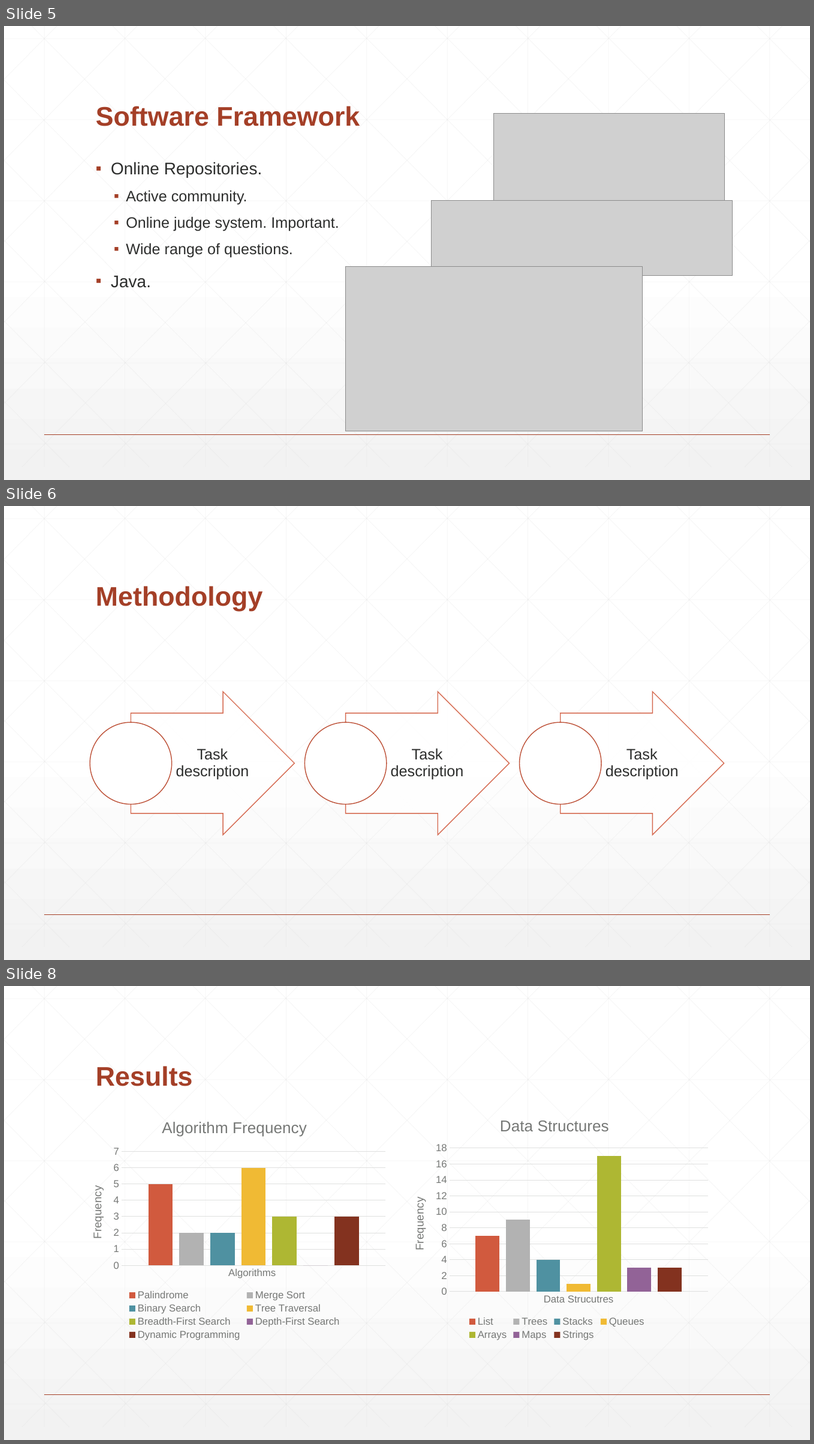
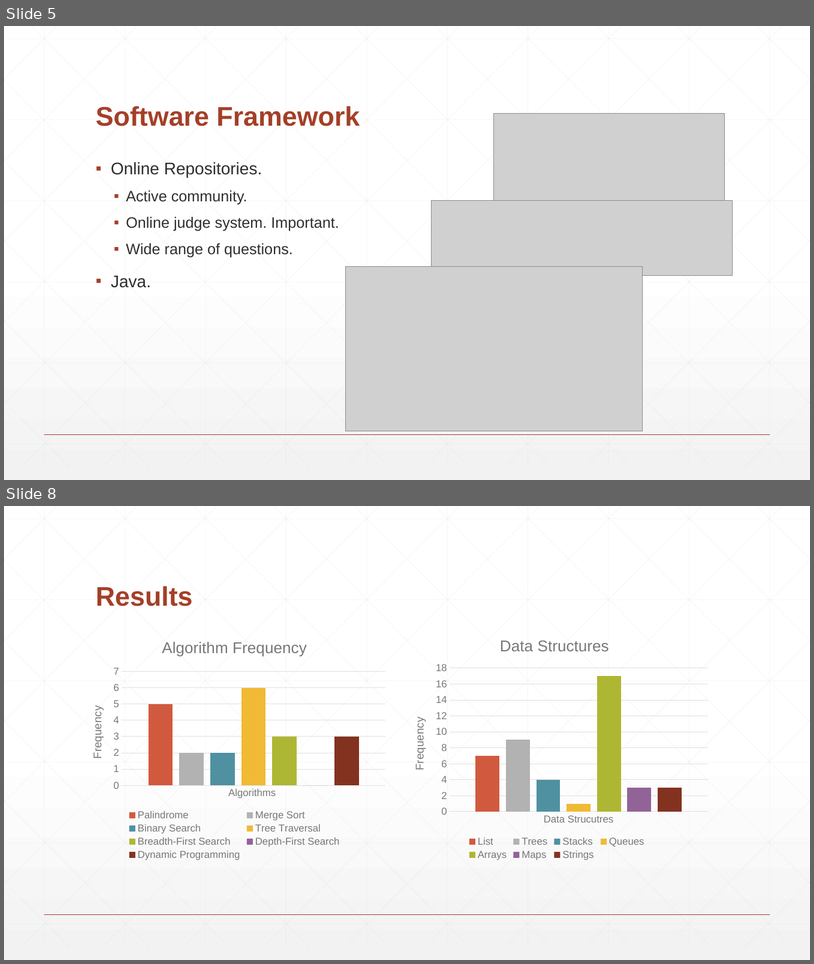
Before and after one commit to Demostroyer/interview-project, a slide deck: presentation/New Thesis Presentation.pptx. Shown one above the other, each under a label of ours: slides 5, 6 and 8 before the commit, slides 5 and 8 after it; the slides between them are not shown. The pictures are 814x1444 and 814x964 pixels, drawn with LibreOffice and Linux fonts; fonts in the diff are those of the drawing; grey boxes stand for pictures. Boxes give left, top, right and bottom in pixels: in the first picture for what was removed or moved away, otherwise in the second. Text is boxed around its words. In the diff, an @@ line names an element or a change of style, - is before the commit and + after.

```diff
--- a/presentation/New Thesis Presentation.pptx
+++ b/presentation/New Thesis Presentation.pptx
@@ slide 6 removed at bbox=[4, 506, 810, 960], background gradient #FFFFFF to #F2F2F2; not listed: 47 template elements that a slide beside it also shows @@
@@ title removed at bbox=[96, 586, 263, 611] @@
-Methodology
@@ group removed at bbox=[90, 692, 725, 835]: 3 right arrows, 3 texts, 3 ellipses @@
-Task description
-Task description
-Task description
```
Also in this commit, not shown: 2 slides changed, 2 slides added, 1 other slide removed.
